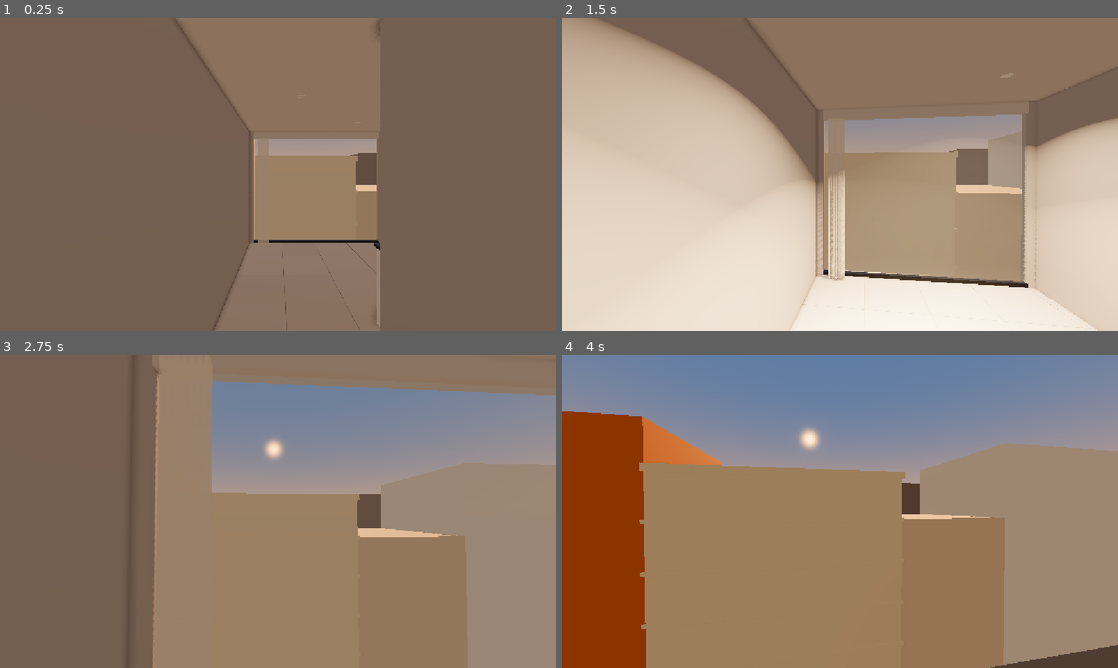
Above: before the commit, frames 1-4 (two rows, left to right).
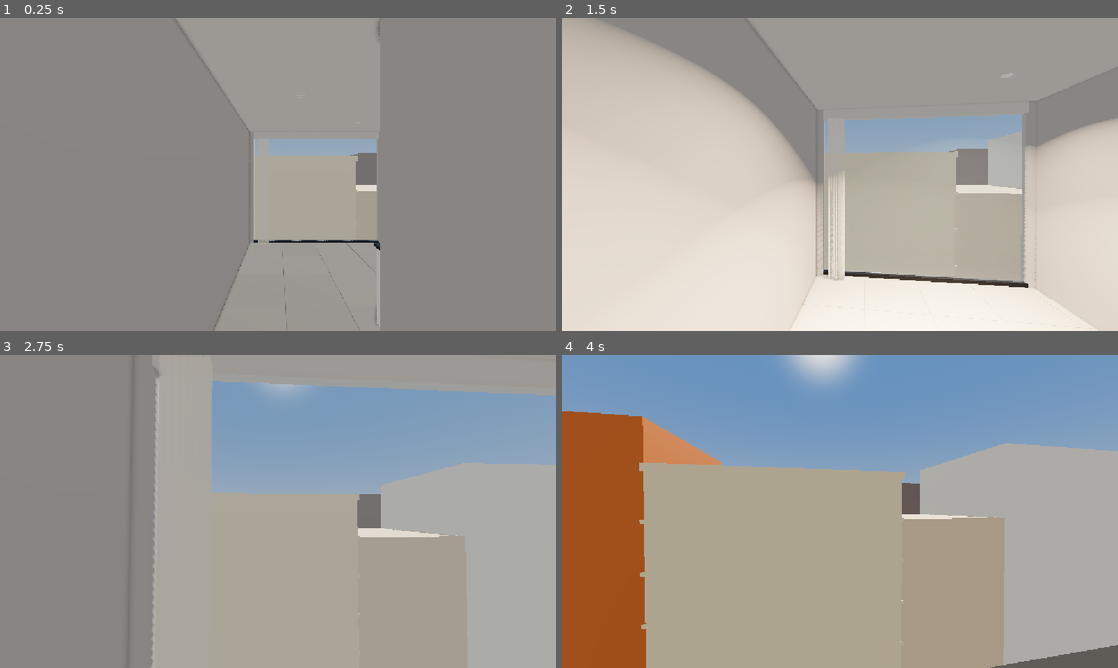
Above: after the commit, the same moments.

Repository: mertgurgenyatagi/NewRoomModel
Game: Godot game, scene res://main.tscn
Same seed, same stepped clock (60 frames per second), same inputs: the game is played once before the commit and once after it.
Inputs (mouse positions are in pixels of both pictures, inside the frame that each line leads up to):
- Up to frame 1 (0.25 s): no input
- Up to frame 2 (1.5 s): tap Enter at 0.5 s; move the mouse to (867, 174) at 0.52 s; hold W from 0.53 s (still down); tap L at 0.6 s; click (867, 174) at 0.67 s; tap Space at 0.77 s; move the mouse to (812, 174) at 1.27 s; tap Shift at 1.35 s
- Up to frame 3 (2.75 s): keep holding W; tap Space at 1.52 s; move the mouse to (289, 505) at 2.02 s; tap L at 2.1 s
- Up to frame 4 (4 s): keep holding W; move the mouse to (834, 517) at 2.77 s; tap Shift at 2.85 s; click (834, 517) at 2.92 s; tap Space at 3.02, 3.77 s; move the mouse to (878, 514) at 3.52 s; tap L at 3.6 s

The runs differ from the first frame. In frame 1, 100% of the frame differs, in the area x 0-100%, y 0-100%; in frame 2, 49%; in frame 3, 100%; in frame 4, 100%.

Commit message:
Switch Godot lighting from forced sunset to natural daylight
Co-Authored-By: Claude Sonnet 5 <noreply@anthropic.com>

Diff:
--- a/room-godot/main.gd
+++ b/room-godot/main.gd
@@ -18,8 +18,8 @@
 		if not _skip_collision(mesh_node.name):
 			mesh_node.create_trimesh_collision()
 	lights.visible = false
-	# Same low sunset sun as the Blender scene (Sun_Sunset at Blender (1.3, 30, 10), i.e. Godot (1.3, 10, -30)).
-	$Sun.look_at_from_position(Vector3(1.3, 10.0, -30.0), Vector3.ZERO)
+	# Afternoon sun about 40 degrees up, coming in from the window side (the window faces west-southwest, toward -Z).
+	$Sun.look_at_from_position(Vector3(2.0, 17.0, -20.0), Vector3.ZERO)
 
 
 func _skip_collision(node_name: String) -> bool:
--- a/room-godot/main.tscn
+++ b/room-godot/main.tscn
@@ -5,11 +5,10 @@
 [ext_resource type="Script" path="res://player.gd" id="3_player"]
 
 [sub_resource type="ProceduralSkyMaterial" id="sky_mat"]
-sky_top_color = Color(0.32, 0.42, 0.62, 1)
-sky_horizon_color = Color(0.95, 0.68, 0.48, 1)
-ground_bottom_color = Color(0.2, 0.18, 0.17, 1)
-ground_horizon_color = Color(0.85, 0.65, 0.5, 1)
-sun_angle_max = 8.0
+sky_top_color = Color(0.36, 0.54, 0.84, 1)
+sky_horizon_color = Color(0.68, 0.77, 0.88, 1)
+ground_bottom_color = Color(0.32, 0.31, 0.29, 1)
+ground_horizon_color = Color(0.62, 0.62, 0.6, 1)
 
 [sub_resource type="Sky" id="sky"]
 sky_material = SubResource("sky_mat")
@@ -18,13 +17,13 @@
 background_mode = 2
 sky = SubResource("sky")
 ambient_light_source = 2
-ambient_light_color = Color(0.85, 0.72, 0.62, 1)
-ambient_light_energy = 0.55
+ambient_light_color = Color(0.93, 0.93, 0.92, 1)
+ambient_light_energy = 0.75
 tonemap_mode = 4
-tonemap_exposure = 1.2
+tonemap_exposure = 1.0
 ssao_enabled = true
-sdfgi_enabled = true
-sdfgi_use_occlusion = true
+ssao_radius = 0.6
+ssao_intensity = 1.5
 glow_enabled = true
 
 [sub_resource type="CapsuleShape3D" id="capsule"]
@@ -40,8 +39,8 @@
 environment = SubResource("env")
 
 [node name="Sun" type="DirectionalLight3D" parent="."]
-light_color = Color(1, 0.62, 0.32, 1)
-light_energy = 2.5
+light_color = Color(1, 0.96, 0.9, 1)
+light_energy = 1.6
 shadow_enabled = true
 directional_shadow_max_distance = 60.0
 
Not shown, changed: PROJECT.md
